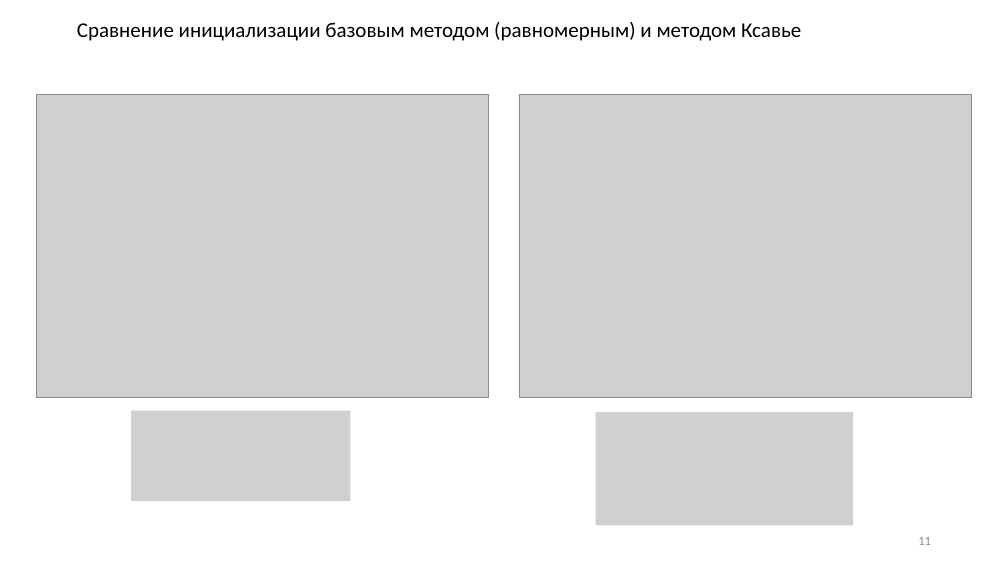
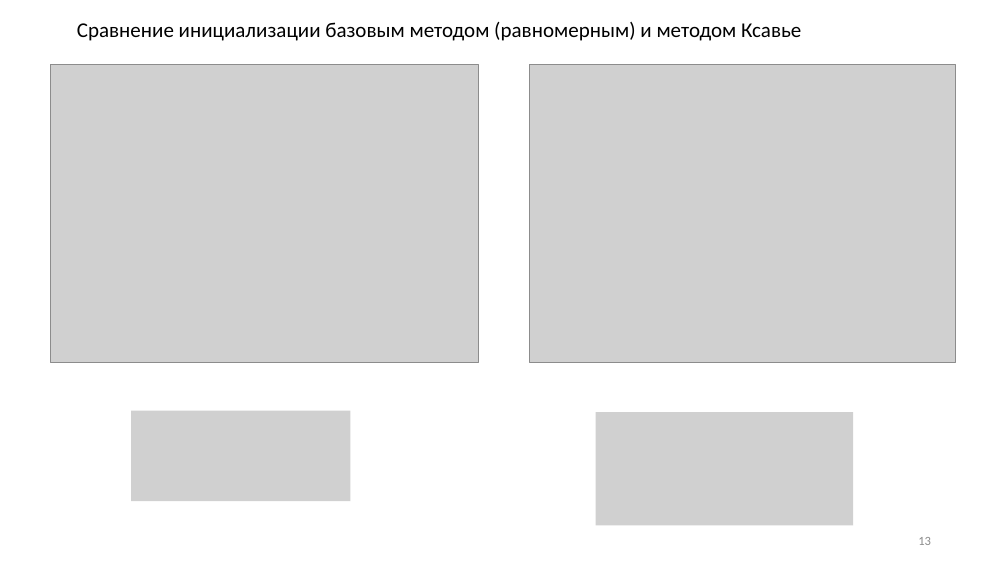
Before and after one commit to JacKira/Airbus_ship_detection, a slide deck: slide 13 of Отчет/ВКР презентация.pptx (slide 11 before the commit). Drawn at 1008x567 pixels with LibreOffice and Linux fonts; fonts in the diff are those of the drawing; grey boxes stand for pictures. Boxes give left, top, right and bottom in pixels: in the first picture for what was removed or moved away, otherwise in the second. Text is boxed around its words. In the diff, an @@ line names an element or a change of style, - is before the commit and + after.

```diff
--- a/Отчет/ВКР презентация.pptx
+++ b/Отчет/ВКР презентация.pptx
@@ picture: place and size @@
-picture at box(36, 94, 488, 398)
+picture at box(51, 64, 479, 362)
@@ picture: place and size @@
-picture at box(519, 94, 972, 398)
+picture at box(529, 64, 956, 362)
@@ page number at box(918, 537, 931, 545): text changed @@
-11
+13
```
Also in this commit, not shown: 3 other slides changed, 2 slides added.
